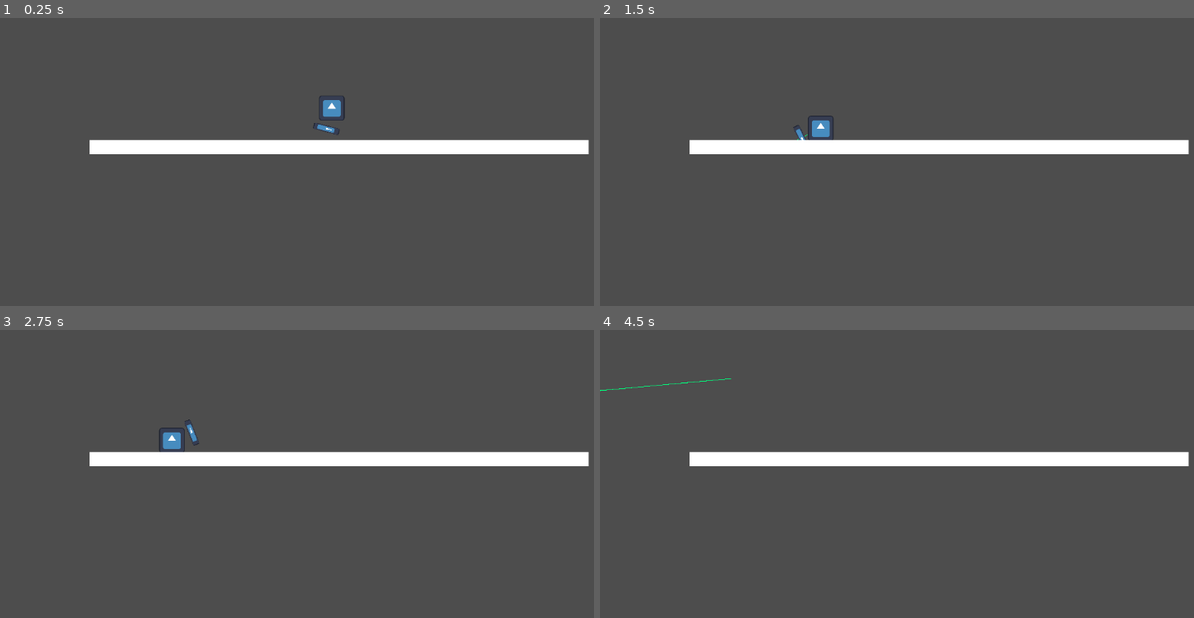
Above: before the commit, frames 1-4 (two rows, left to right).
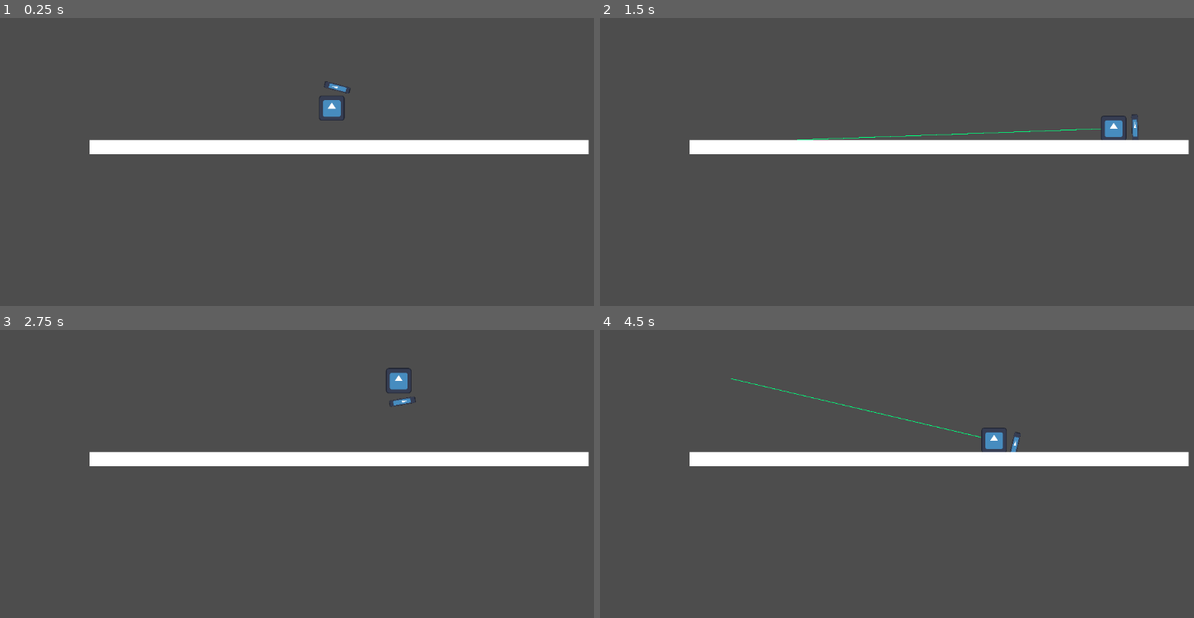
Above: after the commit, the same moments.

Repository: pmarsh-scottlogic/GMTKGameJam2023
Game: Godot game, scene res://Scenes/MainScene.tscn
Two runs of this game, one before a commit and one after it. Both use one fixed random seed, a clock stepped at 60 frames per second and the inputs below. The engine's default icon, where the game draws it, is replaced by a stand-in: a white triangle on a blue panel in a dark square.
Inputs (mouse positions are in pixels of both pictures, inside the frame that each line leads up to):
- Up to frame 1 (0.25 s): no input
- Up to frame 2 (1.5 s): move the mouse to (1075, 104) at 0.52 s; click (1075, 104) at 0.67 s; move the mouse to (796, 138) at 1.27 s; click (796, 138) at 1.42 s
- Up to frame 3 (2.75 s): move the mouse to (392, 353) at 2.02 s; click (392, 353) at 2.17 s
- Up to frame 4 (4.5 s): move the mouse to (897, 508) at 2.77 s; click (897, 508) at 2.92 s; move the mouse to (1122, 488) at 3.52 s; click (1122, 488) at 3.67 s; move the mouse to (730, 378) at 4.27 s; click (730, 378) at 4.42 s

The runs differ from the first frame. In frame 1, 0.1% of the frame differs, in the area x 52-60%, y 21-41%; in frame 2, 0.7%, in the area x 32-91%, y 33-43%; in frame 3, 0.6%; in frame 4, 0.5%.

Commit message:
Fix Launch Logic

Diff:
--- a/project/Scenes/BowAim.gd
+++ b/project/Scenes/BowAim.gd
@@ -8,3 +8,4 @@
 # Called every frame. 'delta' is the elapsed time since the previous frame.
 func _process(delta):
 	look_at(get_global_mouse_position())
+	self.rotation_degrees += 180
--- a/project/Scripts/Player.gd
+++ b/project/Scripts/Player.gd
@@ -28,8 +28,8 @@
 func _input(event):
 	if event is InputEventMouseButton and !event.pressed:
 		mouseHeld = false
-		var launch: Vector2 = (self.position - get_global_mouse_position()).normalized()
-		var magnitude: float = (self.position - get_global_mouse_position()).length()
+		var launch: Vector2 = (get_global_mouse_position() - self.position).normalized()
+		var magnitude: float = (get_global_mouse_position() - self.position).length()
 		magnitude *= magnitudeMultiplier
 		if magnitude > maxForce:
 			magnitude = maxForce
